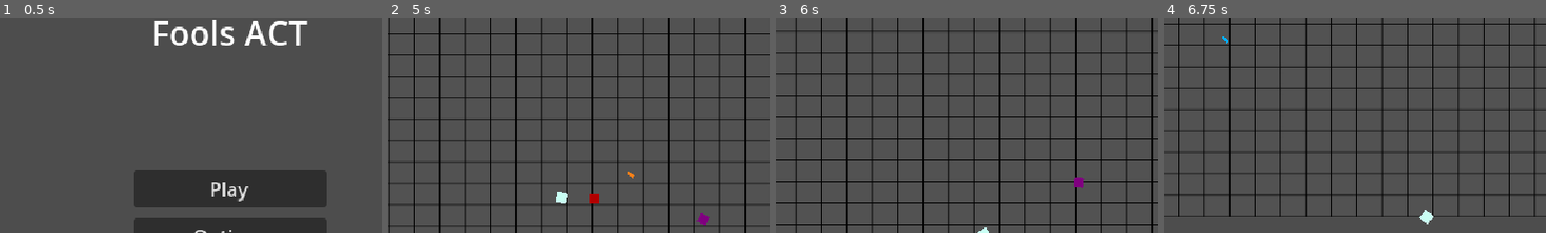
Above: before the commit, frames 1-4 (left to right).
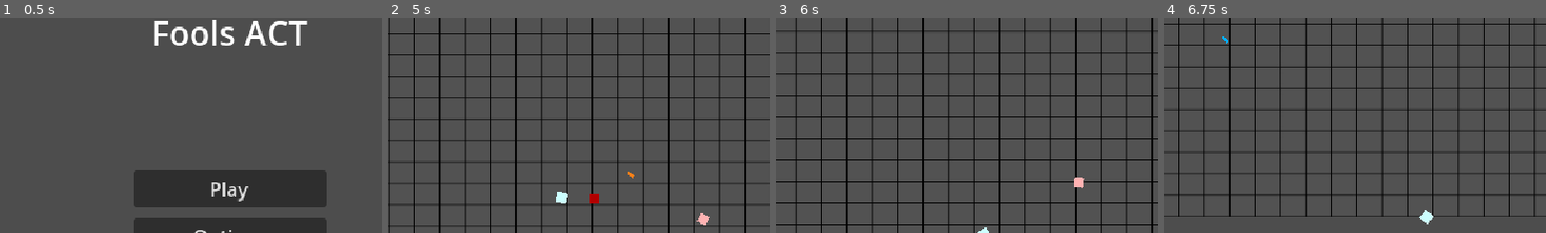
Above: after the commit, the same moments.

Repository: EmpexOri/OperationHavok
Game: Godot game, scene res://Scenes/MenuScene.tscn
Same seed, same stepped clock (60 frames per second), same inputs: the game is played once before the commit and once after it.
Inputs (mouse positions are % of the whole screen's width and height, from its top left):
- Up to frame 1 (0.5 s): no input
- Up to frame 2 (5 s): click "Play" at 0.5 s; move the mouse to (72, 45) at 1.27 s; hold D (right) 1.28-2.03 s; click (72, 45) at 1.35 s; move the mouse to (30, 55) at 2.02 s; hold S (down) 2.03-2.78 s; click (30, 55) at 2.1 s; move the mouse to (60, 28) at 2.77 s; hold D (right) 2.78-3.53 s; click (60, 28) at 2.85 s; move the mouse to (45, 70) at 3.52 s; hold W (up) 3.53-4.28 s; click (45, 70) at 3.6 s; move the mouse to (80, 65) at 4.27 s; hold A (left) from 4.28 s (still down); click (80, 65) at 4.35 s
- Up to frame 3 (6 s): move the mouse to (20, 35) at 5.02 s; click (20, 35) at 5.1 s; move the mouse to (55, 50) at 5.77 s; release A (left) at 5.78 s; hold S (down) from 5.78 s (still down); click (55, 50) at 5.85 s
- Up to frame 4 (6.75 s): move the mouse to (35, 25) at 6.52 s; release S (down) at 6.53 s; hold D (right) from 6.53 s (still down); click (35, 25) at 6.6 s
The pictures show only the part of the screen within x 20-70%, y 8-58%; the shares and areas given below are measured in that part.

Frame 1 is identical in both runs. In frame 2, 0.1% of the frame differs, in the area x 80-85%, y 90-97%; in frame 3, 0.1%; in frame 4, less than 0.1%.

Commit message:
Minion Sprites

Diff:
--- a/Assets/Scripts/Enemy/enemy.gd
+++ b/Assets/Scripts/Enemy/enemy.gd
@@ -47,7 +47,7 @@
 		remove_from_group("Enemy")
 		add_to_group("Minion")
 		var sprite = get_node("Sprite2D")
-		sprite.modulate = Color(0.5, 0, 0.5)
+		sprite.modulate = Color(1, 0.7, 0.7)
 		if get_tree().get_nodes_in_group("Enemy").size() > 0:
 			Target = get_tree().get_nodes_in_group("Enemy")[0].get_path()
 			print(Target)
--- a/Assets/Scripts/Enemy/enemy3.gd
+++ b/Assets/Scripts/Enemy/enemy3.gd
@@ -73,7 +73,7 @@
 		add_to_group("Minion")
 		Group = "Minion"
 		var sprite = get_node("Sprite2D")
-		Colour = Color(0, 0.5, 0.5)
+		Colour = Color(0.9, 1, 0.9)
 		sprite.modulate = Colour
 		if get_tree().get_nodes_in_group("Enemy").size() > 0:
 			Target = get_tree().get_nodes_in_group("Enemy")[0].get_path()
--- a/Scenes/Misc/enemy_3.tscn
+++ b/Scenes/Misc/enemy_3.tscn
@@ -17,6 +17,7 @@
 
 [node name="Sprite2D" type="Sprite2D" parent="."]
 modulate = Color(0, 0.5, 0, 1)
+self_modulate = Color(0.92224, 1, 0.91857, 1)
 scale = Vector2(0.5, 0.5)
 texture = ExtResource("1_ipo15")
 
--- a/Scenes/PlaygroundScene.tscn
+++ b/Scenes/PlaygroundScene.tscn
@@ -72,7 +72,7 @@
 shape = SubResource("RectangleShape2D_d0q0w")
 
 [node name="Sprite2D" type="Sprite2D" parent="Player"]
-modulate = Color(0.79, 1, 0.958, 1)
+modulate = Color(0.8, 1, 1, 1)
 scale = Vector2(0.55, 0.55)
 texture = ExtResource("4_qruto")
 
